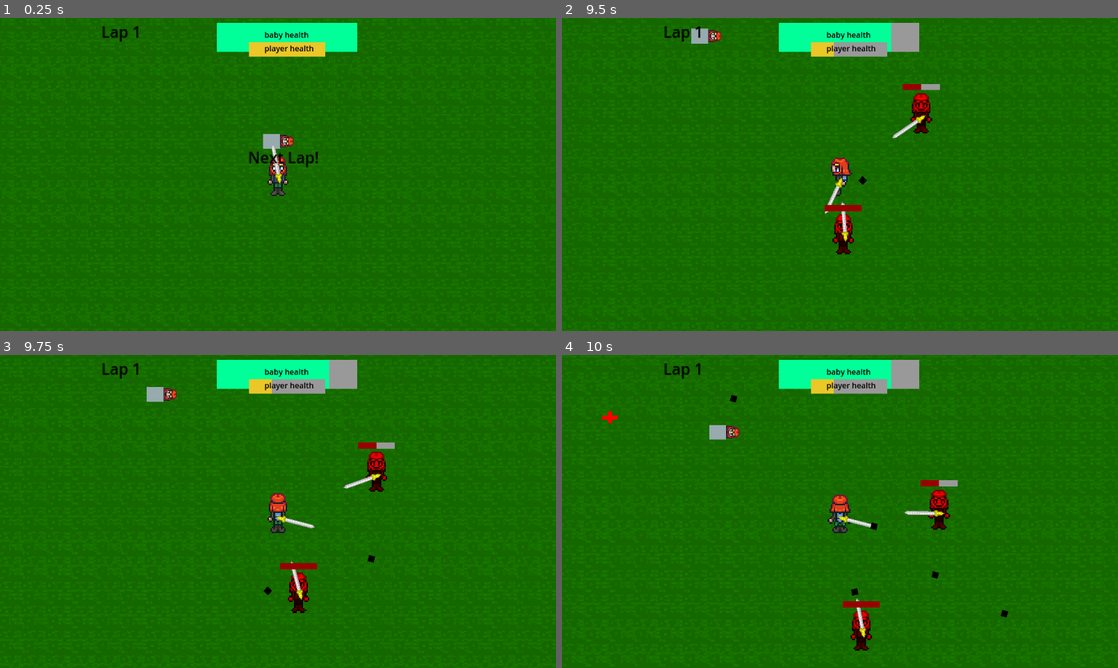
Above: before the commit, frames 1-4 (two rows, left to right).
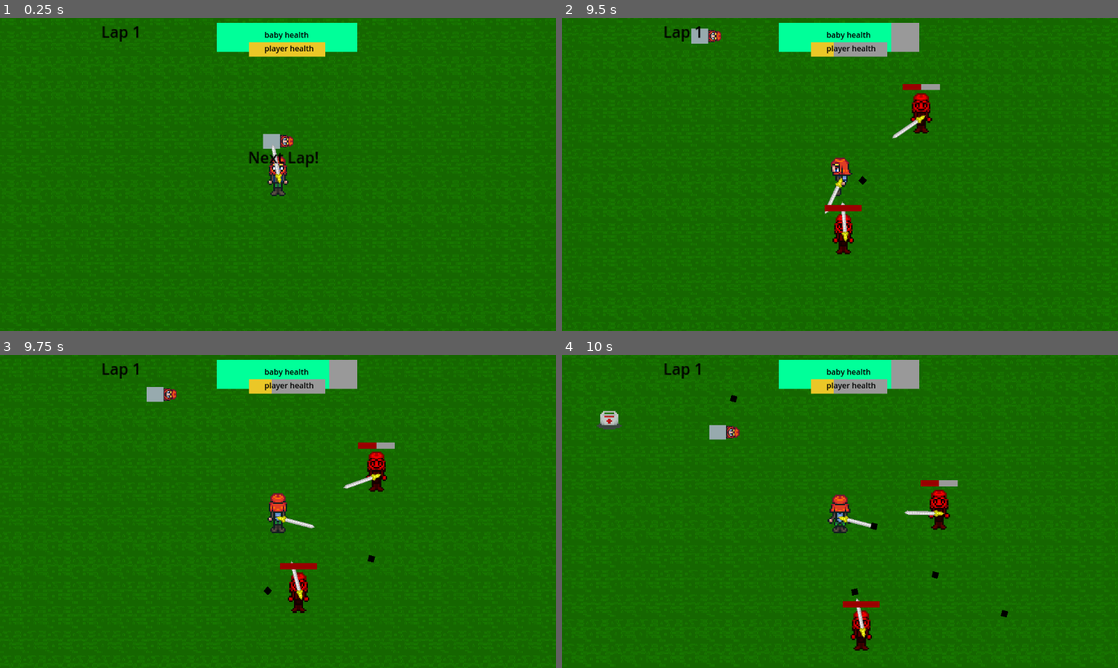
Above: after the commit, the same moments.

Repository: ShatReal/Pass-The-Game
Game: Godot game, scene res://scenes/levels/shooter_level_1.tscn
Two runs of this game, one before a commit and one after it. Both use one fixed random seed, a clock stepped at 60 frames per second and the inputs below. This scene is started directly instead of the project's main scene.
Inputs (mouse positions are in pixels of both pictures, inside the frame that each line leads up to):
- Up to frame 1 (0.25 s): no input
- Up to frame 2 (9.5 s): tap Enter (attack) at 0.5 s; move the mouse to (962, 158) at 0.52 s; hold D (right) 0.53-1.28 s; hold Enter (attack) 0.53-1.28 s; move the mouse to (728, 190) at 1.27 s; hold S (down) 1.28-2.03 s; tap Space (boost) every 1.5 s from 1.35 to 8.85 s; move the mouse to (895, 105) at 2.02 s; hold D (right) 2.03-2.78 s; hold Enter (attack) 2.03-2.78 s; move the mouse to (812, 237) at 2.77 s; hold W (up) 2.78-3.53 s; move the mouse to (1006, 221) at 3.52 s; hold Enter (attack) 3.53-4.28 s; hold A (left) 3.53-5.03 s; move the mouse to (673, 127) at 4.27 s; move the mouse to (867, 174) at 5.02 s; hold S (down) 5.03-5.78 s; hold Enter (attack) 5.03-5.78 s; move the mouse to (756, 96) at 5.77 s; hold D (right) 5.78-6.53 s; move the mouse to (962, 158) at 6.52 s; hold W (up) 6.53-7.28 s; hold Enter (attack) 6.53-7.28 s; move the mouse to (728, 190) at 7.27 s; hold D (right) 7.28-8.03 s; move the mouse to (895, 105) at 8.02 s; hold S (down) 8.03-8.78 s; hold Enter (attack) 8.03-8.78 s; move the mouse to (812, 237) at 8.77 s; hold A (left) from 8.78 s (still down)
- Up to frame 3 (9.75 s): move the mouse to (444, 558) at 9.52 s; release A (left) at 9.53 s; hold W (up) from 9.53 s (still down); hold Enter (attack) from 9.53 s (still down)
- Up to frame 4 (10 s): keep holding W (up); keep holding Enter (attack)

Frames 1-3 are identical in both runs. In frame 4, 0.2% of the frame differs, in the area x 6-11%, y 17-24%.

Commit message:
added a cool looking medikit

Diff:
--- a/scenes/player/items/heal.gd
+++ b/scenes/player/items/heal.gd
@@ -5,4 +5,9 @@
 func _on_body_entered(body):
 	if body.is_in_group("family"):
 		body.get_hit(-50)
+		$AnimationPlayer.play("pickup")
+
+
+func _on_animation_player_animation_finished(anim_name):
+	if anim_name == "pickup":
 		queue_free()
--- a/scenes/player/items/heal.tscn
+++ b/scenes/player/items/heal.tscn
@@ -1,14 +1,121 @@
-[gd_scene load_steps=3 format=3 uid="uid://c5yyt6a2ikkce"]
+[gd_scene load_steps=9 format=3 uid="uid://c5yyt6a2ikkce"]
 
 [ext_resource type="Script" path="res://scenes/player/items/heal.gd" id="1_t1qlc"]
+[ext_resource type="Texture2D" uid="uid://cicbx8x16kwsi" path="res://assets/textures/Shadow.png" id="2_14hio"]
+[ext_resource type="Texture2D" uid="uid://bkqra1732qtjc" path="res://assets/textures/MediKit.png" id="3_teqme"]
 
 [sub_resource type="CircleShape2D" id="CircleShape2D_c40ae"]
 radius = 17.0294
+
+[sub_resource type="Animation" id="Animation_xxnx5"]
+resource_name = "idle"
+loop_mode = 1
+step = 0.05
+tracks/0/type = "value"
+tracks/0/imported = false
+tracks/0/enabled = true
+tracks/0/path = NodePath(".:position")
+tracks/0/interp = 2
+tracks/0/loop_wrap = true
+tracks/0/keys = {
+"times": PackedFloat32Array(0, 0.5, 1),
+"transitions": PackedFloat32Array(1, 1, 1),
+"update": 0,
+"values": [Vector2(0, 0), Vector2(0, -8), Vector2(0, 0)]
+}
+tracks/1/type = "value"
+tracks/1/imported = false
+tracks/1/enabled = true
+tracks/1/path = NodePath("../Shadow:frame")
+tracks/1/interp = 2
+tracks/1/loop_wrap = true
+tracks/1/keys = {
+"times": PackedFloat32Array(0, 0.25, 0.5, 0.8, 1),
+"transitions": PackedFloat32Array(1, 1, 1, 1, 1),
+"update": 1,
+"values": [0, 1, 2, 1, 0]
+}
+
+[sub_resource type="Animation" id="Animation_xkxru"]
+length = 0.001
+tracks/0/type = "value"
+tracks/0/imported = false
+tracks/0/enabled = true
+tracks/0/path = NodePath(".:position")
+tracks/0/interp = 1
+tracks/0/loop_wrap = true
+tracks/0/keys = {
+"times": PackedFloat32Array(0),
+"transitions": PackedFloat32Array(1),
+"update": 0,
+"values": [Vector2(0, 0)]
+}
+tracks/1/type = "value"
+tracks/1/imported = false
+tracks/1/enabled = true
+tracks/1/path = NodePath("../Shadow:frame")
+tracks/1/interp = 1
+tracks/1/loop_wrap = true
+tracks/1/keys = {
+"times": PackedFloat32Array(0),
+"transitions": PackedFloat32Array(1),
+"update": 1,
+"values": [0]
+}
+tracks/2/type = "value"
+tracks/2/imported = false
+tracks/2/enabled = true
+tracks/2/path = NodePath(".:frame")
+tracks/2/interp = 1
+tracks/2/loop_wrap = true
+tracks/2/keys = {
+"times": PackedFloat32Array(0),
+"transitions": PackedFloat32Array(1),
+"update": 1,
+"values": [0]
+}
+
+[sub_resource type="Animation" id="Animation_bjh76"]
+resource_name = "pickup"
+length = 0.35
+step = 0.05
+tracks/0/type = "value"
+tracks/0/imported = false
+tracks/0/enabled = true
+tracks/0/path = NodePath("../Shadow:frame")
+tracks/0/interp = 1
+tracks/0/loop_wrap = true
+tracks/0/keys = {
+"times": PackedFloat32Array(0, 0.05, 0.1, 0.15),
+"transitions": PackedFloat32Array(1, 1, 1, 1),
+"update": 1,
+"values": [0, 1, 2, 3]
+}
+tracks/1/type = "value"
+tracks/1/imported = false
+tracks/1/enabled = true
+tracks/1/path = NodePath(".:frame")
+tracks/1/interp = 1
+tracks/1/loop_wrap = true
+tracks/1/keys = {
+"times": PackedFloat32Array(0, 0.05, 0.1, 0.15, 0.2, 0.25, 0.35),
+"transitions": PackedFloat32Array(1, 1, 1, 1, 1, 1, 1),
+"update": 1,
+"values": [0, 1, 2, 3, 4, 5, 6]
+}
+
+[sub_resource type="AnimationLibrary" id="AnimationLibrary_n0ht1"]
+_data = {
+"RESET": SubResource("Animation_xkxru"),
+"idle": SubResource("Animation_xxnx5"),
+"pickup": SubResource("Animation_bjh76")
+}
 
 [node name="heal" type="Area2D"]
 script = ExtResource("1_t1qlc")
 
 [node name="ColorRect" type="ColorRect" parent="."]
+visible = false
 offset_left = -19.0
 offset_top = -5.0
 offset_right = 21.0
@@ -16,6 +123,7 @@
 color = Color(1, 0, 0, 1)
 
 [node name="ColorRect2" type="ColorRect" parent="."]
+visible = false
 offset_left = -4.0
 offset_top = -15.0
 offset_right = 7.0
@@ -25,4 +133,22 @@
 [node name="CollisionShape2D" type="CollisionShape2D" parent="."]
 shape = SubResource("CircleShape2D_c40ae")
 
+[node name="AnimationPlayer" type="AnimationPlayer" parent="."]
+root_node = NodePath("../Medkit")
+autoplay = "idle"
+libraries = {
+"": SubResource("AnimationLibrary_n0ht1")
+}
+
+[node name="Shadow" type="Sprite2D" parent="."]
+scale = Vector2(4, 4)
+texture = ExtResource("2_14hio")
+hframes = 4
+
+[node name="Medkit" type="Sprite2D" parent="."]
+scale = Vector2(4, 4)
+texture = ExtResource("3_teqme")
+hframes = 7
+
 [connection signal="body_entered" from="." to="." method="_on_body_entered"]
+[connection signal="animation_finished" from="AnimationPlayer" to="." method="_on_animation_player_animation_finished"]
Binary file added: assets/textures/MediKit.ase
Binary file added: assets/textures/MediKit.png
Not shown, added: assets/textures/MediKit.png.import
Binary file added: assets/textures/Shadow.ase
Binary file added: assets/textures/Shadow.png
Not shown, added: assets/textures/Shadow.png.import
